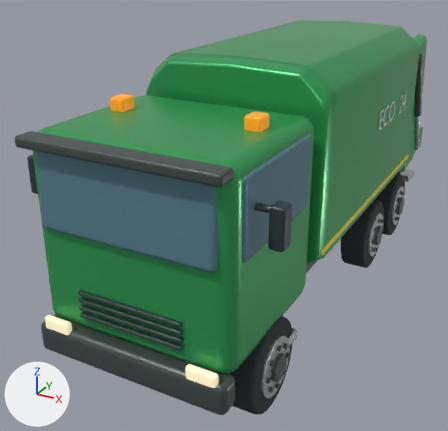
The glTF model vehicles/refuse_truck.glb: old version first, new version second.
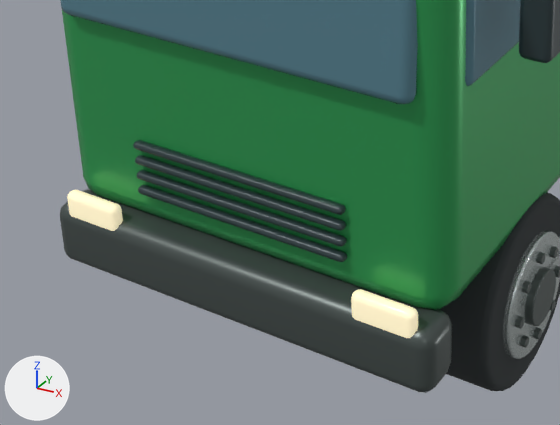
Each version appears first whole from a 50 mm lens placed at (3.41, -8.11, 4.81), pointed at (-0.62, -0.79, 1.15), and next in a close-up on the part from 3% to 64% of the width and 51% to 100% of the height. The axes (+X, +Y, +Z) are drawn at lower left. The lights are the same throughout. The last two pictures show the newer version. Where no turn or scale is listed for an object, it has been applied to the vertices. Vertices at exactly the same position are counted once.

In view in the first close-up: 'Cab shell', 'Door window.001', 'Front bumper', 'Headlight lens', 'Headlight lens.001', 'Panoramic windshield', 'Performance tire.003', 'Radiator louvre', 'Radiator louvre.001', 'Radiator louvre.002', 'Radiator louvre.003', 'Twin mirror.001', 'Wheel rim.003' and 9 more.
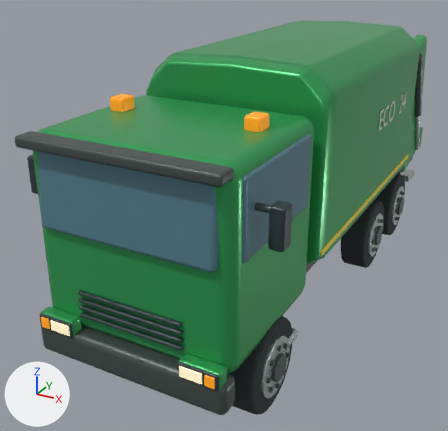
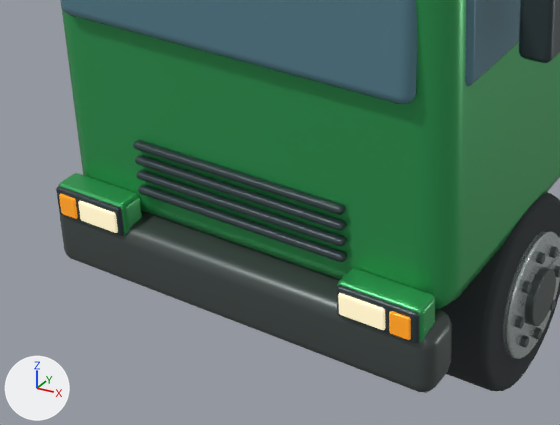
Commit message: Integrate refuse truck front indicators into headlamp housings

The change, as a diff of the scene's bpy script:
```diff
--- a/vehicles/refuse_truck.glb.py
+++ b/vehicles/refuse_truck.glb.py
@@ me_kub_015 @@
-me_kub_015.from_pydata(...)  # 96 vertices, 188 faces; spans x -0.175..0.175, y -0.04..0.04, z -0.085..0.085
+me_kub_015.from_pydata(...)  # 96 vertices, 188 faces; spans x -0.127..0.127, y -0.012..0.012, z -0.063..0.063
+# me_kub_015 part 1: 96 of 96 vertices moved; they spanned x -0.175..0.175, y -0.04..0.04, z -0.085..0.085 and now span x -0.127..0.127, y -0.012..0.012, z -0.063..0.063; mean shift (0.0, 0.0, 0.0)
 me_kub_015.materials.append(mat_led_headlamp)
@@ me_kub_028 @@
-me_kub_028.from_pydata(...)  # 96 vertices, 188 faces; spans x -0.175..0.175, y -0.04..0.04, z -0.085..0.085
+me_kub_028.from_pydata(...)  # 96 vertices, 188 faces; spans x -0.127..0.127, y -0.012..0.012, z -0.063..0.063
+# me_kub_028 part 2: 96 of 96 vertices moved; they spanned x -0.175..0.175, y -0.04..0.04, z -0.085..0.085 and now span x -0.127..0.127, y -0.012..0.012, z -0.063..0.063; mean shift (0.0, 0.0, 0.0)
 me_kub_028.materials.append(mat_led_headlamp)
@@ ob_headlight_lens @@
 ob_headlight_lens = bpy.data.objects.new('Headlight lens', me_kub_015)
-ob_headlight_lens.location = (-0.9, -3.99, 1.02)
+ob_headlight_lens.location = (-0.815, -4.055, 1.052)
@@ ob_headlight_lens_001 @@
 ob_headlight_lens_001 = bpy.data.objects.new('Headlight lens.001', me_kub_028)
-ob_headlight_lens_001.location = (0.9, -3.99, 1.02)
+ob_headlight_lens_001.location = (0.815, -4.055, 1.052)
@@ ob_front_lamp_carrier_001 @@
+ob_front_lamp_carrier_001 = bpy.data.objects.new('Front lamp carrier.001', me_kub_031_1)  # 96 vertices, 188 faces; spans x -0.234..0.234, y -0.078..0.078, z -0.101..0.101; in mat_leaf_green_enamel (green #35a65b)
+ob_front_lamp_carrier_001.location = (0.89, -3.958, 1.052)
@@ ob_front_lamp_carrier @@
+ob_front_lamp_carrier = bpy.data.objects.new('Front lamp carrier', me_kub_015_1)  # 96 vertices, 188 faces; spans x -0.234..0.234, y -0.078..0.078, z -0.101..0.101; in mat_leaf_green_enamel (green #35a65b)
+ob_front_lamp_carrier.location = (-0.89, -3.958, 1.052)
@@ ob_front_lamp_bezel_001 @@
+ob_front_lamp_bezel_001 = bpy.data.objects.new('Front lamp bezel.001', me_kub_032_1)  # 96 vertices, 188 faces; spans x -0.222..0.222, y -0.019..0.019, z -0.088..0.088; in mat_lettering_black (dark cyan #2c3c3f)
+ob_front_lamp_bezel_001.location = (0.89, -4.034, 1.052)
@@ ob_front_lamp_bezel @@
+ob_front_lamp_bezel = bpy.data.objects.new('Front lamp bezel', me_kub_032_1.copy())
+ob_front_lamp_bezel.location = (-0.89, -4.034, 1.052)
@@ ob_front_amber_indicator_001 @@
+ob_front_amber_indicator_001 = bpy.data.objects.new('Front amber indicator.001', me_kub_034_1)  # 96 vertices, 188 faces; spans x -0.055..0.055, y -0.012..0.012, z -0.063..0.063; in mat_amber_lens (orange #ffa021, glowing brown #955b0e)
+ob_front_amber_indicator_001.location = (1.023, -4.055, 1.052)
@@ ob_front_amber_indicator @@
+ob_front_amber_indicator = bpy.data.objects.new('Front amber indicator', me_kub_018_1)  # 96 vertices, 188 faces; spans x -0.055..0.055, y -0.012..0.012, z -0.063..0.063; in mat_amber_lens (orange #ffa021, glowing brown #955b0e)
+ob_front_amber_indicator.location = (-1.023, -4.055, 1.052)
```

What differs and where, as boxes [x1, y1, x2, y2] in the close-ups (560 x 425 px):
'Headlight lens.001', reshaped, moved (29% narrower, 24% shorter): before [351, 289, 418, 338]; after [338, 293, 385, 330]
'Front lamp carrier.001', added (green): after [337, 268, 435, 343]
'Front lamp carrier', added (green): after [58, 173, 142, 235]
'Headlight lens', reshaped, moved (28% narrower, 21% shorter): before [67, 190, 123, 231]; after [78, 201, 118, 233]
'Front lamp bezel.001', added: after [337, 285, 420, 344]
'Front lamp bezel', added: after [56, 186, 124, 236]
'Front amber indicator.001', added: after [389, 311, 411, 340]
'Front amber indicator', added: after [59, 194, 78, 219]
